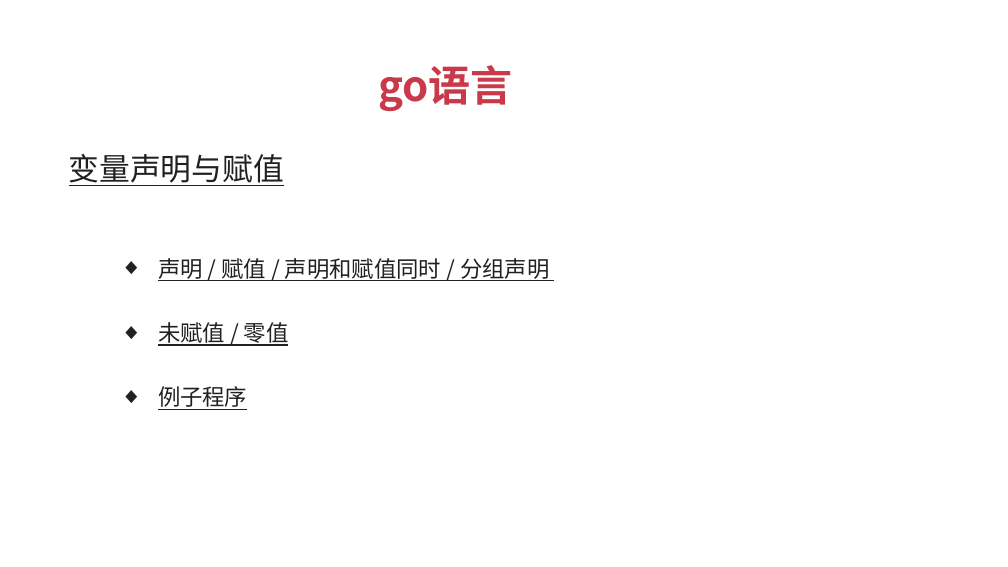
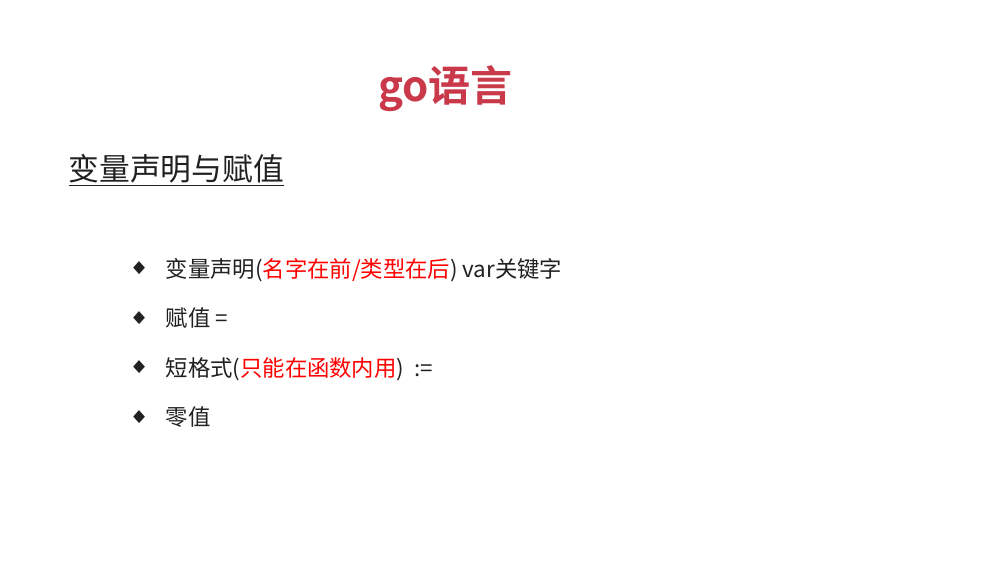
Before and after one commit to xuqiang76/golang, a slide deck: slide 13 of tuling/go语言_傻大猫.pptx (slide 15 before the commit). Drawn at 1008x567 pixels with LibreOffice and Linux fonts; fonts in the diff are those of the drawing. Boxes give left, top, right and bottom in pixels: in the first picture for what was removed or moved away, otherwise in the second. Text is boxed around its words. In the diff, an @@ line names an element or a change of style, - is before the commit and + after.

```diff
--- a/tuling/go语言_傻大猫.pptx
+++ b/tuling/go语言_傻大猫.pptx
@@ text at <box>166,258,562,282</box>: text changed @@
-  ◆ 声明 / 赋值 / 声明和赋值同时 / 分组声明
+  ◆ 变量声明(名字在前/类型在后) var关键字
@@ text at <box>166,307,211,328</box>: text changed @@
-  ◆ 未赋值 / 零值
+  ◆ 赋值 =
@@ text added at <box>166,357,405,381</box>, 16 pt, text #212121 @@
+  ◆ 短格式(只能在函数内用) :=
@@ text at <box>166,406,211,427</box>: text changed @@
-  ◆ 例子程序
+  ◆ 零值
```
Also in this commit, not shown: 2 other slides changed, 4 slides added, 2 other files.
